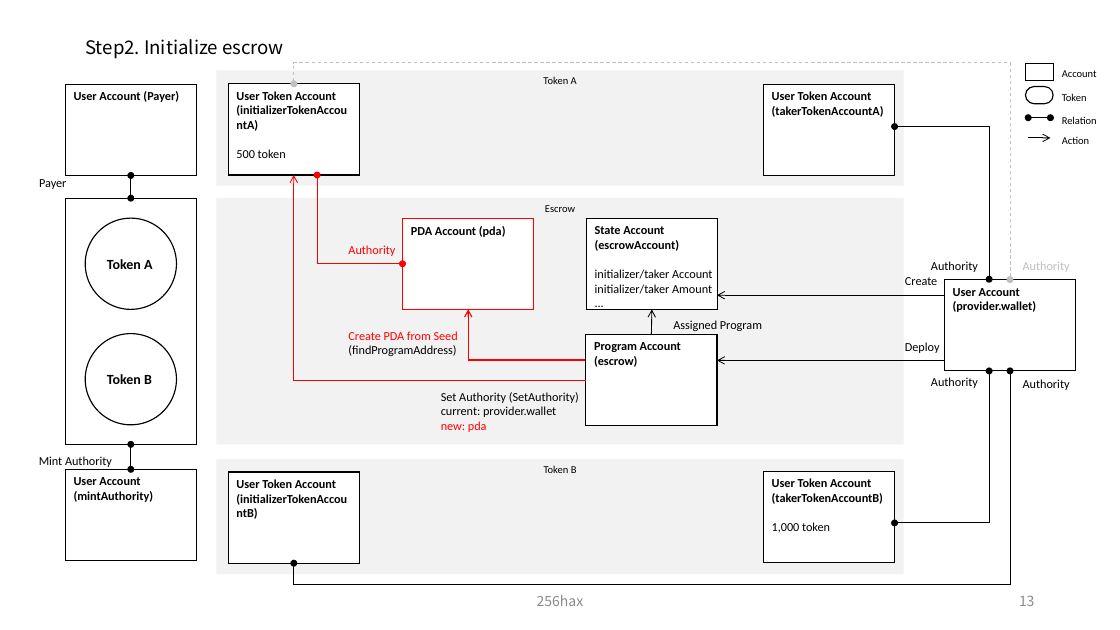
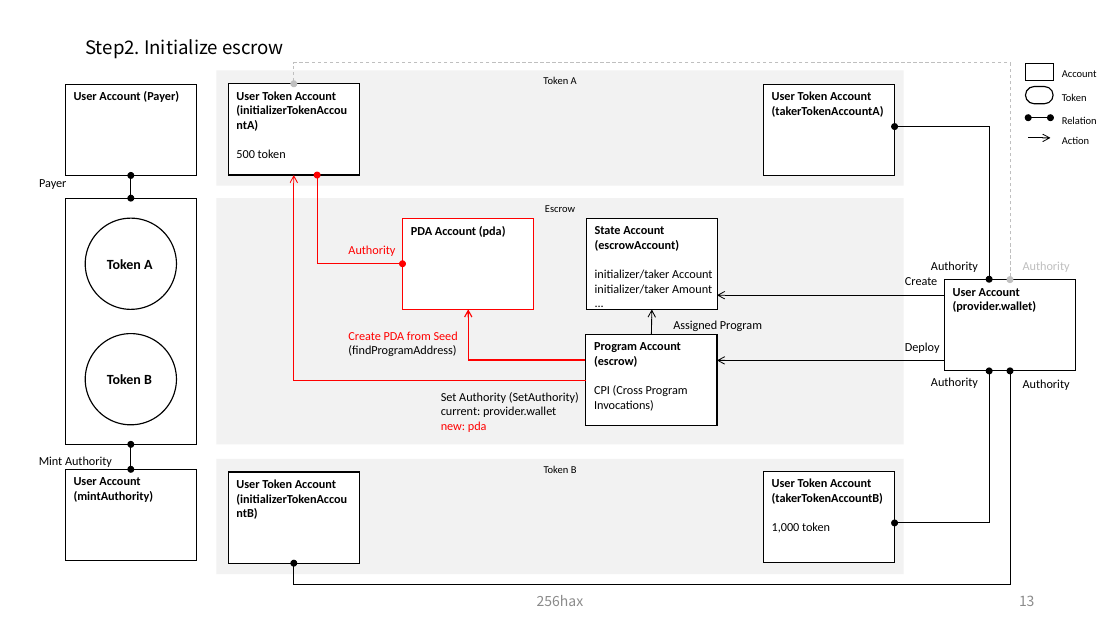
Before and after one commit to SmartGru25/Solana-React-Minimal, a slide deck: slide 14 of docs/Solana_Blockchain_Outline_Figure.pptx. Drawn at 1120x630 pixels with LibreOffice and Linux fonts; fonts in the diff are those of the drawing. Boxes give left, top, right and bottom in pixels: in the first picture for what was removed or moved away, otherwise in the second. Text is boxed around its words. In the diff, an @@ line names an element or a change of style, - is before the commit and + after.

```diff
--- a/docs/Solana_Blockchain_Outline_Figure.pptx
+++ b/docs/Solana_Blockchain_Outline_Figure.pptx
@@ text in rectangle at box(594, 385, 688, 411): paragraph added @@
+CPI (Cross Program Invocations)
```
Also in this commit, not shown: 1 other slide changed.
